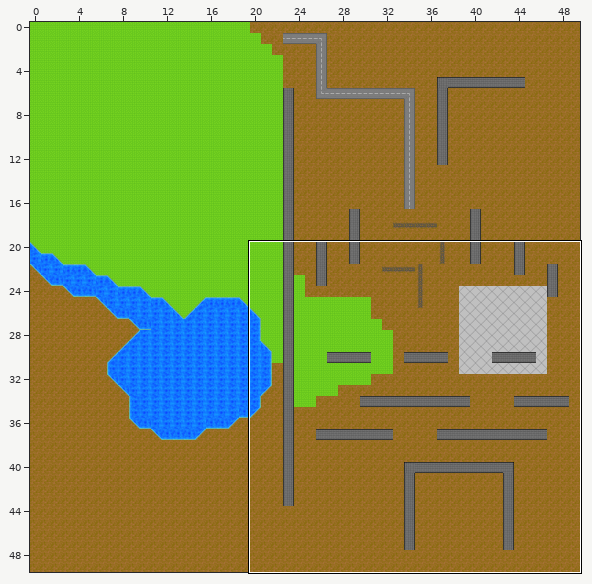
One commit to this Tiled map: maps/level1.tmx. The picture above shows the old version from afar; the outline marks the close-up.
Close-up. Before the commit:
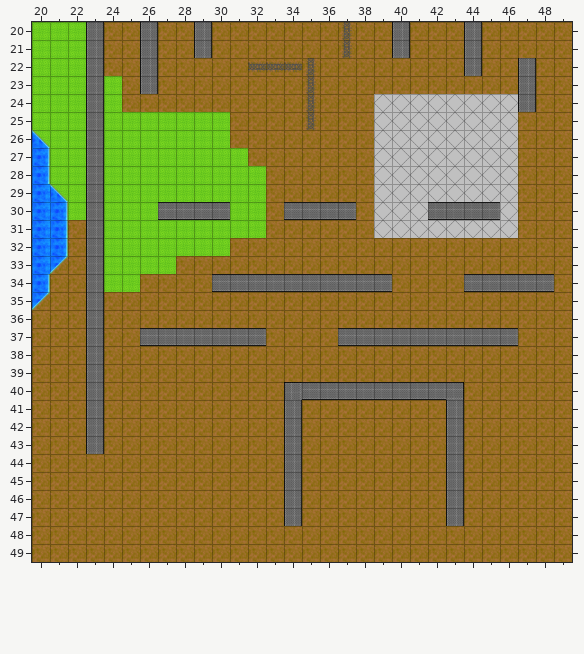
Cells are 64x64 px. Shown: x 20..49, y 20..49. The commit also changed other parts of the map, which this record leaves out. Tiles whose own drawing changed are shown in their newer look in all pictures.
Once edited:
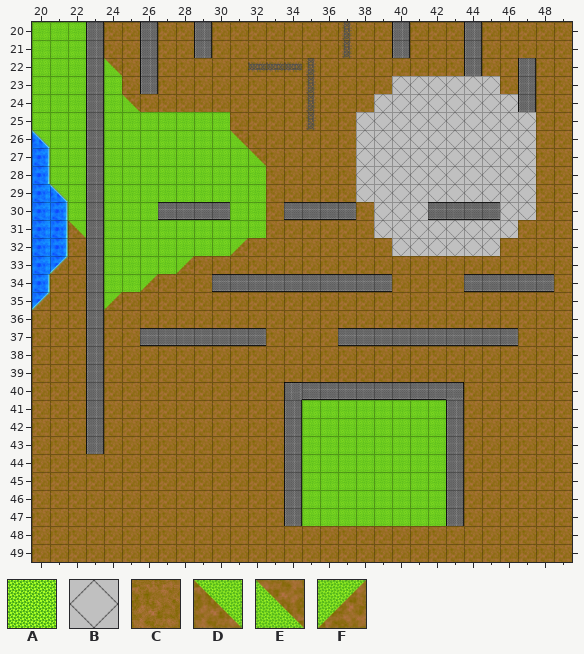
Key: from "background": A 16, B 17, C 18, D 19, E 21, F 22.
_ is an empty cell.
Changes in this commit:
Layer "Background":
y 22: x 24 C -> E
y 23: x 40..45 CCCCCC -> BBBBBB
y 24: x 25 C -> E
y 25: x 38 C -> B; x 47 C -> B
y 26: x 31 C -> E; x 38 C -> B; x 47 C -> B
y 27: x 32 C -> E; x 38 C -> B; x 47 C -> B
y 28..29: x 38 C -> B; x 47 C -> B
y 30: x 47 C -> B
y 31: x 22 C -> D
y 32: x 31 C -> F; x 40..45 CCCCCC -> BBBBBB
y 33: x 28 C -> F
y 34: x 26 C -> F
y 35: x 24 C -> F
y 41..47: x 35..42 CCCCCCCC -> AAAAAAAA
